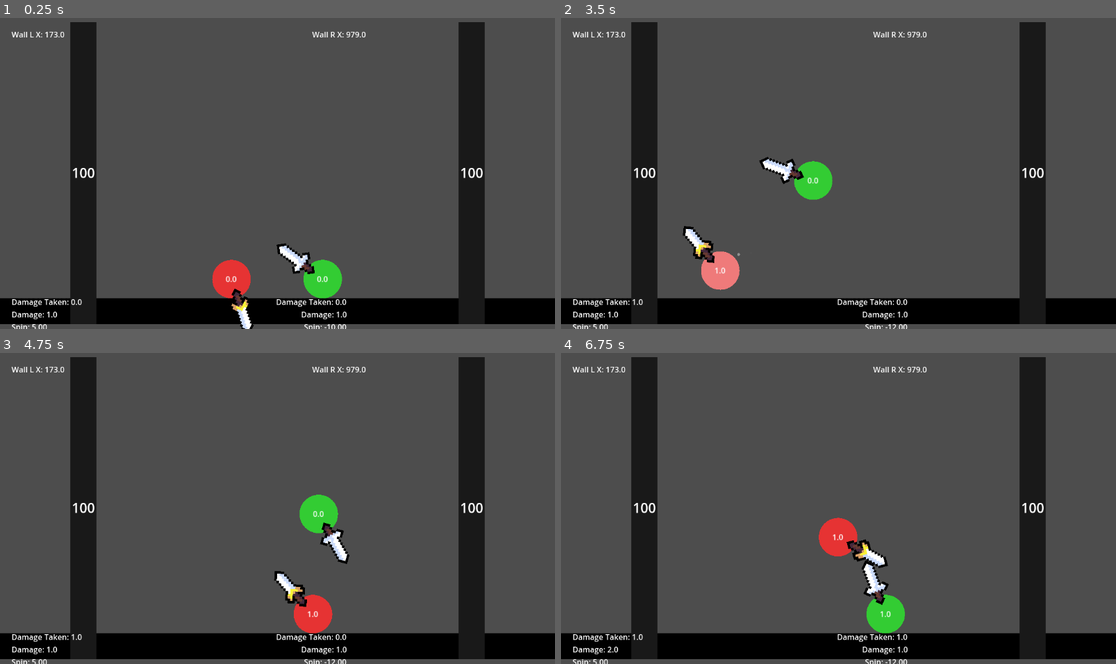
Above: before the commit, frames 1-4 (two rows, left to right).
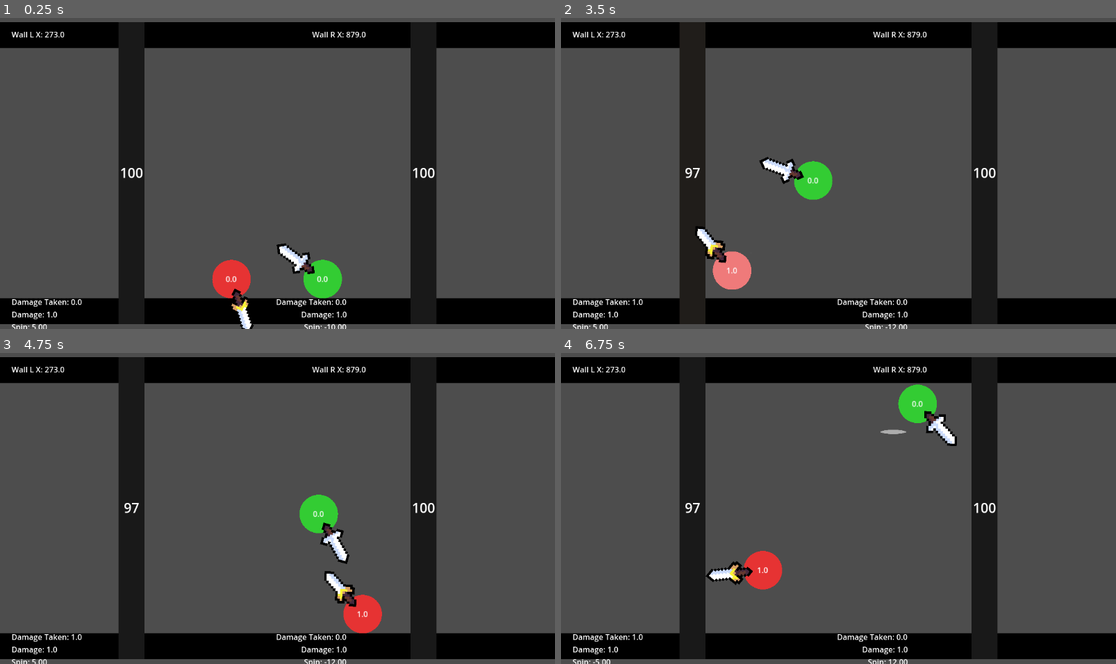
Above: after the commit, the same moments.

Repository: HarryLin349/Super-Smash-Balls
Game: Godot game, scene res://Main.tscn
Two runs of this game, one before a commit and one after it. Both use one fixed random seed, a clock stepped at 60 frames per second and the inputs below.
Inputs:
- Up to frame 1 (0.25 s): no input
- Up to frame 2 (3.5 s): no input
- Up to frame 3 (4.75 s): no input
- Up to frame 4 (6.75 s): no input

The runs differ from the first frame. In frame 1, 25% of the frame differs, in the area x 0-100%, y 1-99%; in frame 2, 25%; in frame 3, 27%; in frame 4, 29%, in the area x 0-100%, y 1-100%.

Commit message:
Add end state

Diff:
--- a/Main.gd
+++ b/Main.gd
@@ -2,20 +2,27 @@
 
 @export var arena_size := 520.0
 @export var wall_thickness := 54.0
+@export var out_of_bounds_min_x := -100.0
+@export var out_of_bounds_max_x := 1200.0
+@export var slowmo_scale := 0.5
+@export var slowmo_duration := 1.0
 
 @onready var ball_left: SwordBall = $BallLeft
 @onready var ball_right: DaggerBall = $BallRight
 @onready var wall_bottom: StaticBody2D = $Walls/WallBottom
+@onready var wall_top: StaticBody2D = $Walls/WallTop
 @onready var wall_left: Wall = $Walls/WallLeft
 @onready var wall_right: Wall = $Walls/WallRight
 @onready var left_stats: Label = $UI/LeftStats
 @onready var right_stats: Label = $UI/RightStats
+@onready var game_label: Label = $UI/GameLabel
 @onready var wall_left_x_label: Label = $UI/WallLeftX
 @onready var wall_right_x_label: Label = $UI/WallRightX
 
-var walldist := 200
+var walldist := 300
 
 var _stats_timer := 0.0
+var _game_over := false
 
 func _ready() -> void:
 	call_deferred("_layout_arena")
@@ -23,13 +30,16 @@
 	_connect_signals()
 	_update_stats(ball_left.ball_id, ball_left.damage_taken, ball_left.damage)
 	_update_stats(ball_right.ball_id, ball_right.damage_taken, ball_right.damage)
+	_setup_game_label()
 
 func _process(delta: float) -> void:
+	if not _game_over:
+		_check_out_of_bounds()
 	_stats_timer += delta
 	if _stats_timer >= 0.1:
 		_stats_timer = 0.0
-		_update_stats(ball_left.ball_id, ball_left.damage_taken, ball_left.damage)
-		_update_stats(ball_right.ball_id, ball_right.damage_taken, ball_right.damage)
+		_update_stats_for_ball(ball_left)
+		_update_stats_for_ball(ball_right)
 
 func _layout_arena() -> void:
 	var viewport_size := get_viewport_rect().size
@@ -40,6 +50,8 @@
 	var floor_position := Vector2(viewport_size.x * 0.5, center.y + half + wall_thickness * 0.5)
 	var floor_width := viewport_size.x * 3.0
 	_set_wall(wall_bottom, floor_position, Vector2(floor_width, wall_thickness))
+	var ceiling_position := Vector2(viewport_size.x * 0.5, center.y - half - wall_thickness * 0.5)
+	_set_wall(wall_top, ceiling_position, Vector2(floor_width, wall_thickness))
 	var wall_height := arena_size_value + wall_thickness * 2.0
 	_set_wall(wall_left, Vector2(0.0 - wall_thickness * 0.5 + walldist, center.y), Vector2(wall_thickness, wall_height))
 	_set_wall(wall_right, Vector2(viewport_size.x + wall_thickness * 0.5 - walldist, center.y), Vector2(wall_thickness, wall_height))
@@ -52,6 +64,23 @@
 	ball_left.floor_y = floor_y
 	ball_right.floor_y = floor_y
 	_update_wall_x_labels()
+
+func _check_out_of_bounds() -> void:
+	if is_instance_valid(ball_left) and _is_out_of_bounds(ball_left.global_position.x):
+		_handle_out_of_bounds(ball_left)
+		return
+	if is_instance_valid(ball_right) and _is_out_of_bounds(ball_right.global_position.x):
+		_handle_out_of_bounds(ball_right)
+
+func _is_out_of_bounds(x_value: float) -> bool:
+	return x_value < out_of_bounds_min_x or x_value > out_of_bounds_max_x
+
+func _handle_out_of_bounds(ball) -> void:
+	_game_over = true
+	if is_instance_valid(ball):
+		ball.queue_free()
+	_show_game_label()
+	_trigger_slowmo()
 
 func _setup_balls() -> void:
 	ball_left.ball_id = 1
@@ -111,6 +140,40 @@
 	else:
 		right_stats.text = text
 
+func _update_stats_for_ball(ball) -> void:
+	if not is_instance_valid(ball):
+		return
+	_update_stats(ball.ball_id, ball.damage_taken, ball.damage)
+
+func _setup_game_label() -> void:
+	game_label.text = "GAME!"
+	game_label.visible = false
+	game_label.horizontal_alignment = HORIZONTAL_ALIGNMENT_CENTER
+	game_label.vertical_alignment = VERTICAL_ALIGNMENT_CENTER
+	game_label.add_theme_font_size_override("font_size", 64)
+	game_label.add_theme_color_override("font_color", Color(1, 1, 1, 1))
+	game_label.add_theme_color_override("font_outline_color", Color(0, 0, 0, 1))
+	game_label.add_theme_constant_override("outline_size", 6)
+	game_label.anchor_left = 0.0
+	game_label.anchor_top = 0.0
+	game_label.anchor_right = 1.0
+	game_label.anchor_bottom = 1.0
+	game_label.offset_left = 0.0
+	game_label.offset_top = 0.0
+	game_label.offset_right = 0.0
+	game_label.offset_bottom = 0.0
+
+func _show_game_label() -> void:
+	game_label.visible = true
+
+func _trigger_slowmo() -> void:
+	var previous_scale := Engine.time_scale
+	Engine.time_scale = slowmo_scale
+	var timer := get_tree().create_timer(slowmo_duration, true, false, true)
+	timer.timeout.connect(func() -> void:
+		Engine.time_scale = previous_scale
+	)
+
 func _update_wall_x_labels() -> void:
 	wall_left_x_label.text = "Wall L X: %.1f" % wall_left.global_position.x
 	wall_right_x_label.text = "Wall R X: %.1f" % wall_right.global_position.x
--- a/Main.tscn
+++ b/Main.tscn
@@ -33,6 +33,15 @@
 shape = SubResource("1")
 
 [node name="Visual" type="ColorRect" parent="Walls/WallBottom"]
+color = Color(0, 0, 0, 1)
+
+[node name="WallTop" type="StaticBody2D" parent="Walls"]
+script = ExtResource("5")
+
+[node name="CollisionShape2D" type="CollisionShape2D" parent="Walls/WallTop"]
+shape = SubResource("1")
+
+[node name="Visual" type="ColorRect" parent="Walls/WallTop"]
 color = Color(0, 0, 0, 1)
 
 [node name="WallLeft" type="StaticBody2D" parent="Walls"]
@@ -85,6 +94,14 @@
 
 [node name="UI" type="CanvasLayer" parent="."]
 
+[node name="GameLabel" type="Label" parent="UI"]
+visible = false
+offset_right = 800.0
+offset_bottom = 200.0
+text = "GAME!"
+horizontal_alignment = 1
+vertical_alignment = 1
+
 [node name="LeftStats" type="Label" parent="UI"]
 offset_left = 24.0
 offset_top = 580.0
--- a/Wall.gd
+++ b/Wall.gd
@@ -40,7 +40,7 @@
 	var ball: Ball = body
 	var speed := ball.linear_velocity.length()
 	if ball.is_in_hitstun():
-		var damage := int(ceil(abs(speed / 60.0)))
+		var damage: int = max(int(ceil(abs(speed / 100.0))), 1)
 		if damage > 0:
 			hp -= damage
 			if hp <= 0:
@@ -51,6 +51,7 @@
 		else:
 			_flash(bounce_color)
 	else:
+		hp -= 1
 		_flash(bounce_color)
 
 func _flash(color: Color) -> void:
Not shown, added: sfx/Super Smash Bros Ultimate/Announcer/goo.wav.import
Not shown, added: sfx/Super Smash Bros Ultimate/Announcer/goo.wav
